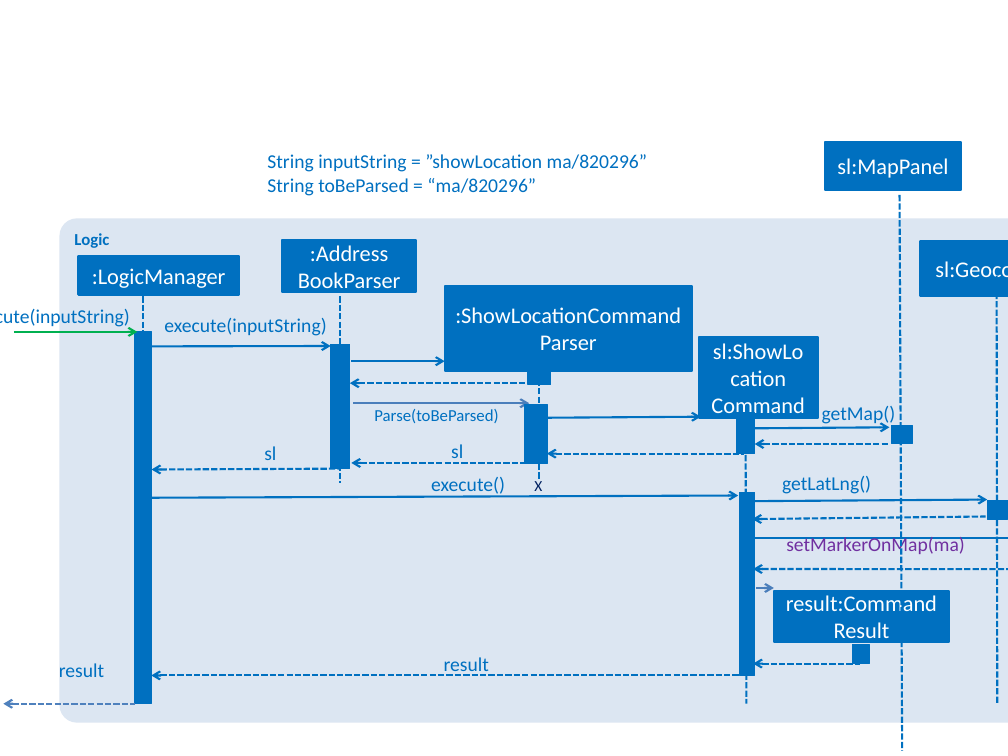
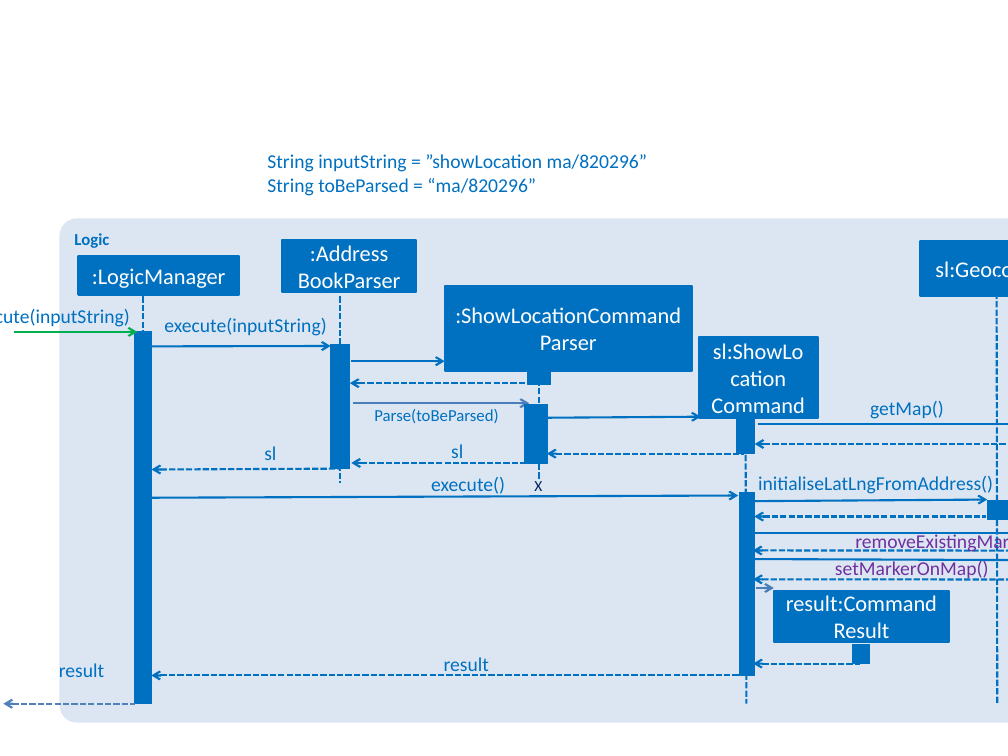
Before and after one commit to tzerbin/addressbook-level4, a slide deck: slide 1 of docs/diagrams/ShowLocationSequenceDiagram.pptx. Drawn at 1008x756 pixels with LibreOffice and Linux fonts; fonts in the diff are those of the drawing. Boxes give left, top, right and bottom in pixels: in the first picture for what was removed or moved away, otherwise in the second. Text is boxed around its words. In the diff, an @@ line names an element or a change of style, - is before the commit and + after.

```diff
--- a/docs/diagrams/ShowLocationSequenceDiagram.pptx
+++ b/docs/diagrams/ShowLocationSequenceDiagram.pptx
@@ rectangle removed at (x1=825, y1=142, x2=962, y2=191) @@
-sl:MapPanel
@@ line removed from (899, 195) to (902, 751) @@
@@ text "getMap()" moved from (x1=822, y1=406, x2=896, y2=425) to (x1=870, y1=401, x2=944, y2=419) @@
@@ arrow moved from (755, 444) - (889, 444) to (755, 444) - (1008, 444) @@
@@ arrow moved from (752, 428) - (889, 427) to (758, 424) - (1008, 424) @@
@@ rectangle removed at (x1=892, y1=425, x2=913, y2=445) @@
@@ text at (x1=758, y1=476, x2=993, y2=496): text changed @@
-getLatLng()
+initialiseLatLngFromAddress()
@@ text added at (x1=732, y1=528, x2=1008, y2=552), 14 pt, text #7030A0 @@
+removeExistingMarker()
@@ arrow added from (752, 532) to (1008, 532), #0070C0 1.5 pt @@
@@ arrow moved from (752, 519) - (986, 516) to (754, 516) - (986, 516) @@
@@ arrow moved from (746, 537) - (1008, 537) to (753, 559) - (1008, 560) @@
@@ arrow added from (1008, 550) to (753, 550), #0070C0 1.5 pt dashed @@
@@ text at (x1=835, y1=559, x2=989, y2=581): text changed @@
-setMarkerOnMap(ma)
+setMarkerOnMap()
@@ arrow moved from (753, 570) - (1008, 570) to (753, 580) - (1008, 580) @@
```
Also in this commit, not shown: 3 other files.
